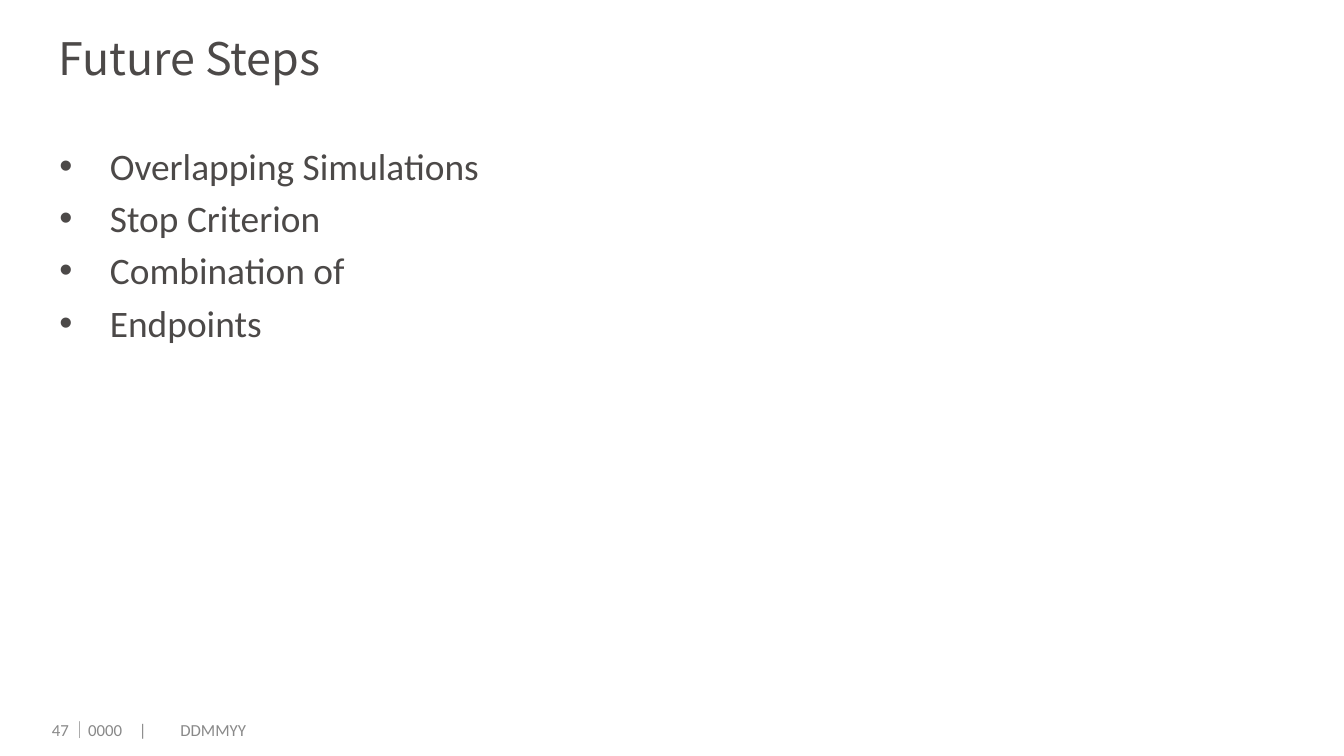
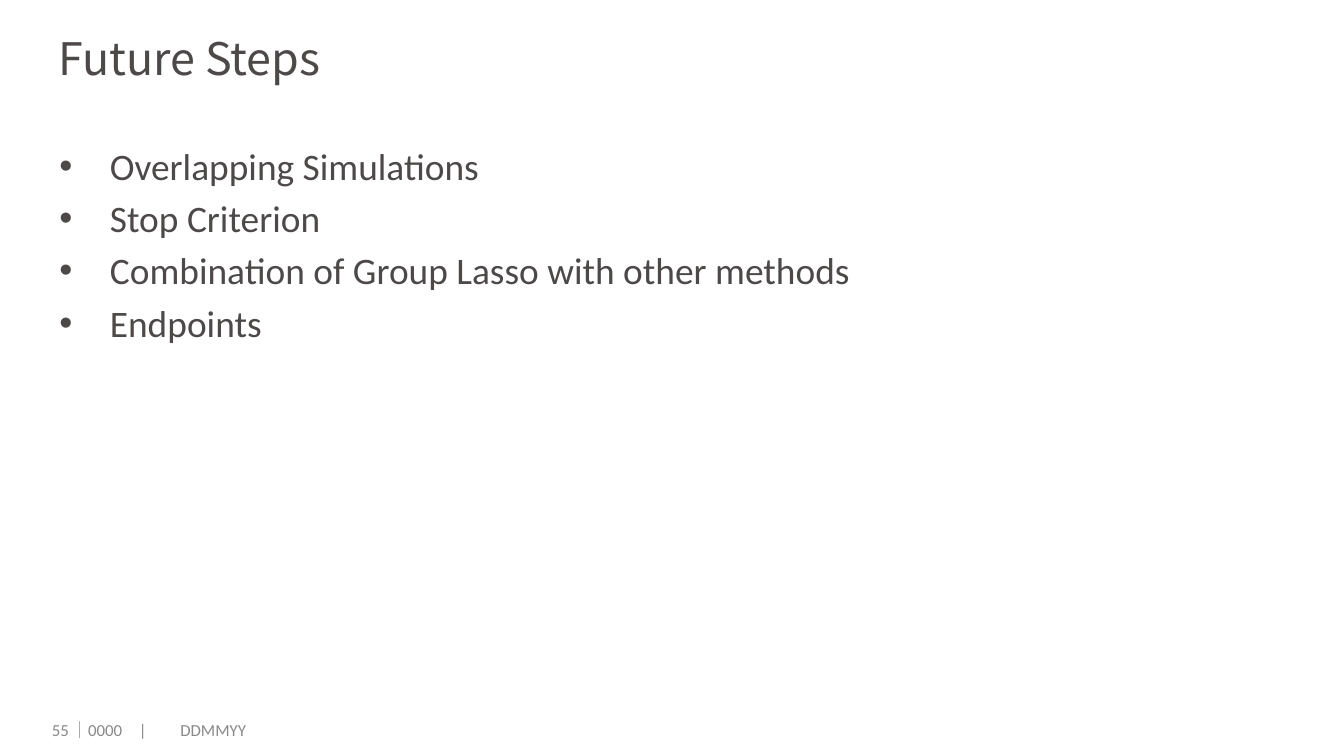
Before and after one commit to dengwx11/GroupLasso, a slide deck: slide 56 of manu & slides/Final.pptx (slide 48 before the commit). Drawn at 1344x756 pixels with LibreOffice and Linux fonts; fonts in the diff are those of the drawing; background and template pictures are left out. Boxes give left, top, right and bottom in pixels: in the first picture for what was removed or moved away, otherwise in the second. Text is boxed around its words. In the diff, an @@ line names an element or a change of style, - is before the commit and + after.

```diff
--- a/manu & slides/Final.pptx
+++ b/manu & slides/Final.pptx
@@ text at bbox=[110, 258, 849, 290]: text changed @@
-• Combination of
+• Combination of Group Lasso with other methods
@@ page number at bbox=[52, 725, 69, 736]: text changed @@
-47
+55
```
Also in this commit, not shown: 14 other slides changed, 11 slides added, 3 slides removed, 2 other files.
